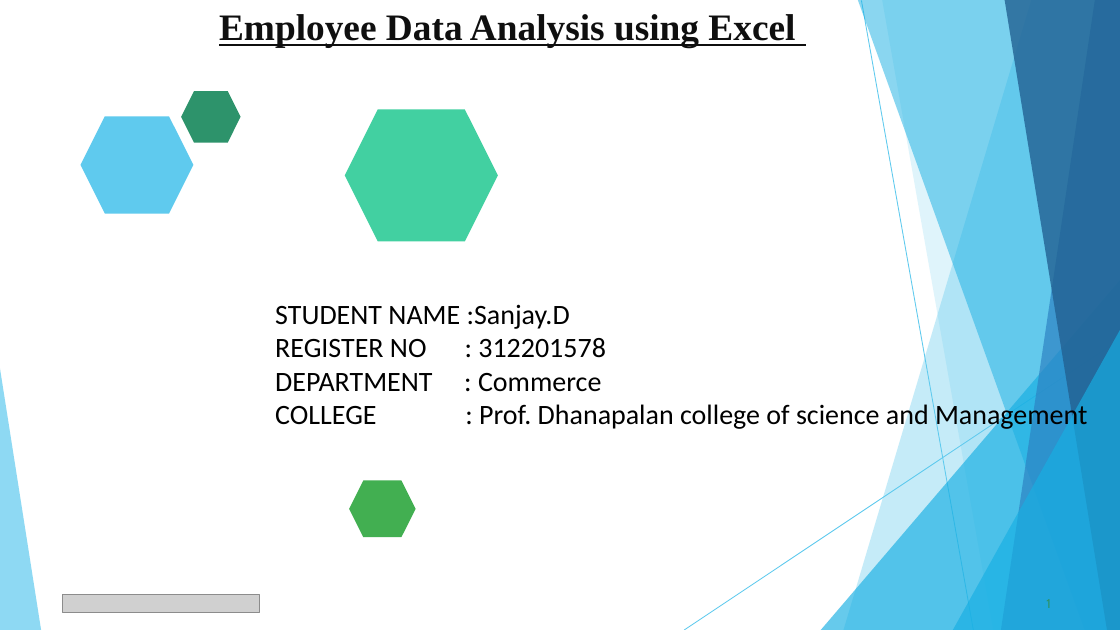
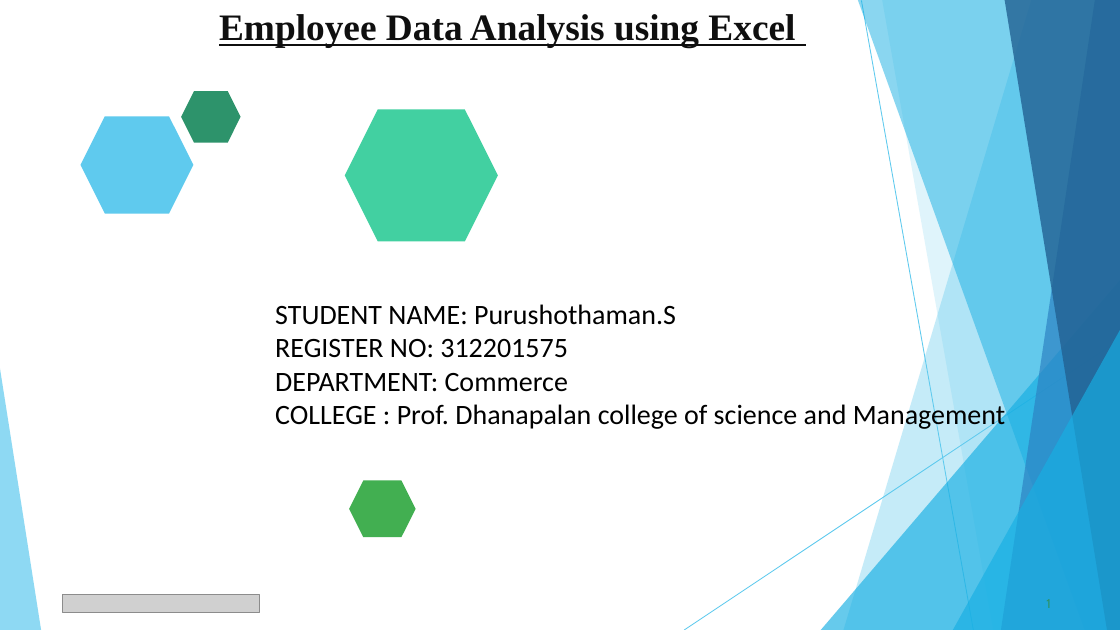
Before and after one commit to Purushothaman66642/TNSDC-DA-EXCEL-, a slide deck: slide 1 of DOC-20240828-WA0002..pptx. Drawn at 1120x630 pixels with LibreOffice and Linux fonts; fonts in the diff are those of the drawing; grey boxes stand for pictures. Boxes give left, top, right and bottom in pixels: in the first picture for what was removed or moved away, otherwise in the second. Text is boxed around its words. In the diff, an @@ line names an element or a change of style, - is before the commit and + after.

```diff
--- a/DOC-20240828-WA0002..pptx
+++ b/DOC-20240828-WA0002..pptx
@@ text at bbox=[275, 304, 676, 392]: text changed @@
-STUDENT NAME :Sanjay.D
-REGISTER NO : 312201578
-DEPARTMENT : Commerce
+STUDENT NAME: Purushothaman.S
+REGISTER NO: 312201575
+DEPARTMENT: Commerce
```
Also in this commit, not shown: 1 slide removed.
